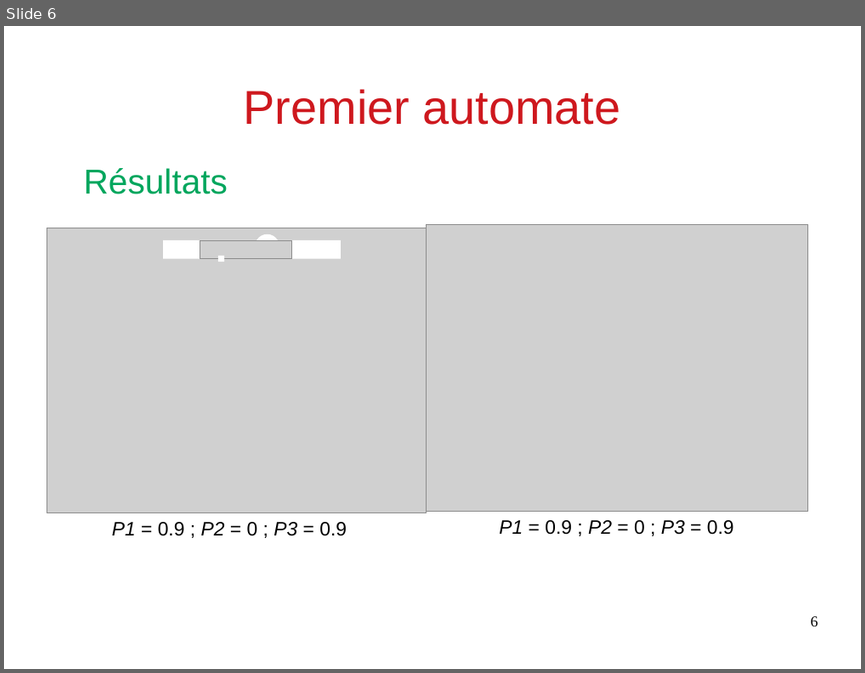
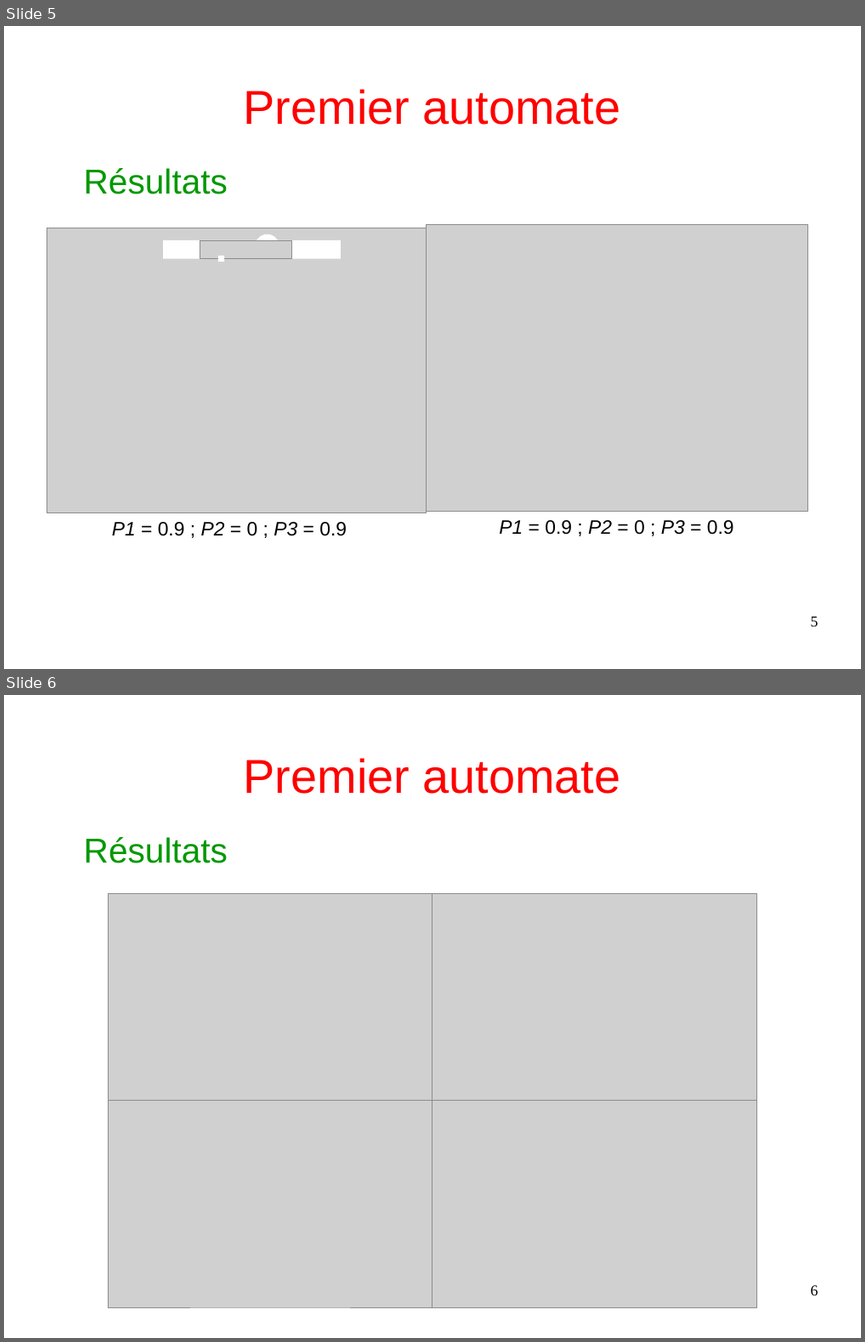
Before and after one commit to Arthurrre/TIPE_Automate, a slide deck: diapo/présentation.odp. Shown one above the other, each under a label of ours: slide 6 before the commit, slides 5 and 6 after it. The pictures are 865x673 and 865x1342 pixels, drawn with LibreOffice and Linux fonts; fonts in the diff are those of the drawing; grey boxes stand for pictures. Boxes give left, top, right and bottom in pixels: in the first picture for what was removed or moved away, otherwise in the second. Text is boxed around its words. In the diff, an @@ line names an element or a change of style, - is before the commit and + after.

```diff
--- a/diapo/présentation.odp
+++ b/diapo/présentation.odp
@@ slide 6 added at bbox=[4, 695, 861, 1338], background #FFFFFF @@
@@ title added at bbox=[244, 758, 621, 794], 44 pt, text #FF0000 @@
+Premier automate
@@ text added at bbox=[84, 837, 228, 863], 32 pt, text #009900 @@
+Résultats
@@ group added at bbox=[109, 893, 756, 1307]: 4 pictures @@
@@ page number added at bbox=[811, 1285, 818, 1295], 14 pt, text #000000 @@
+6
@@ what was slide 6 is now slide 5 @@
@@ slide 5 changed as well @@
@@ title "Premier automate" at bbox=[244, 89, 621, 125]: text colour #CE181E to #FF0000 @@
@@ text "Résultats" at bbox=[84, 168, 228, 194]: text colour #00A65D to #009900 @@
@@ page number at bbox=[811, 616, 818, 626]: text changed @@
-6
+5
```
Also in this commit, not shown: 9 other slides changed, 5 other slides added, 3 slides removed, 6 other files.
